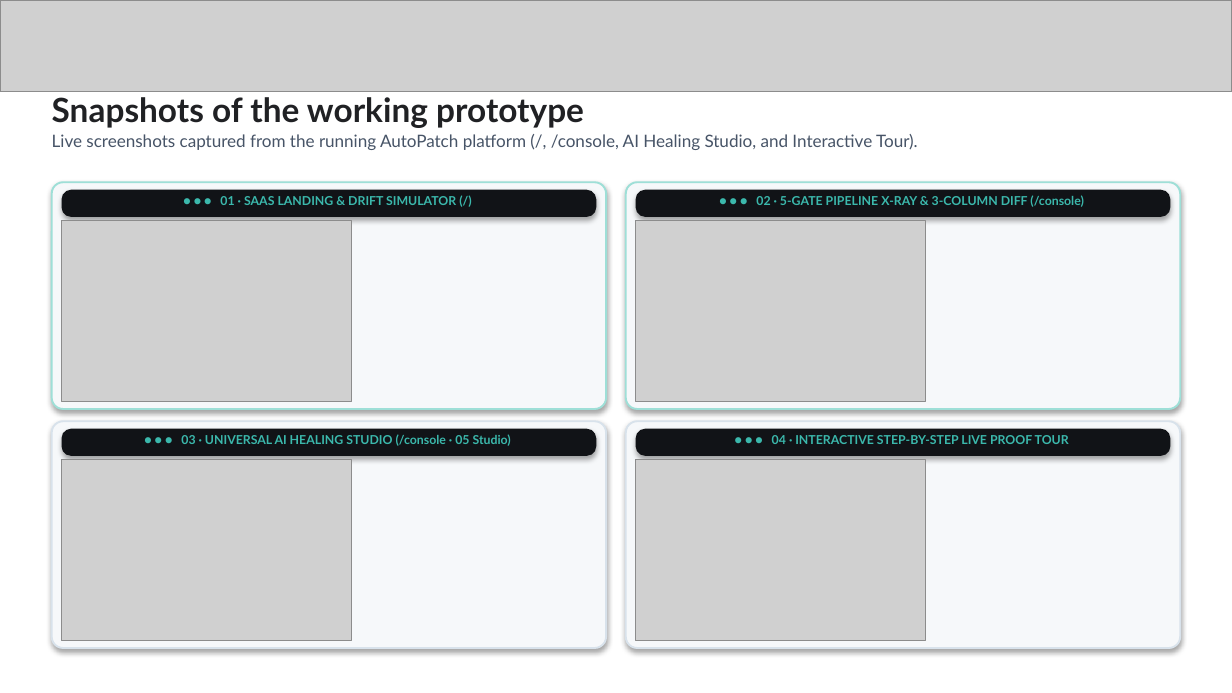
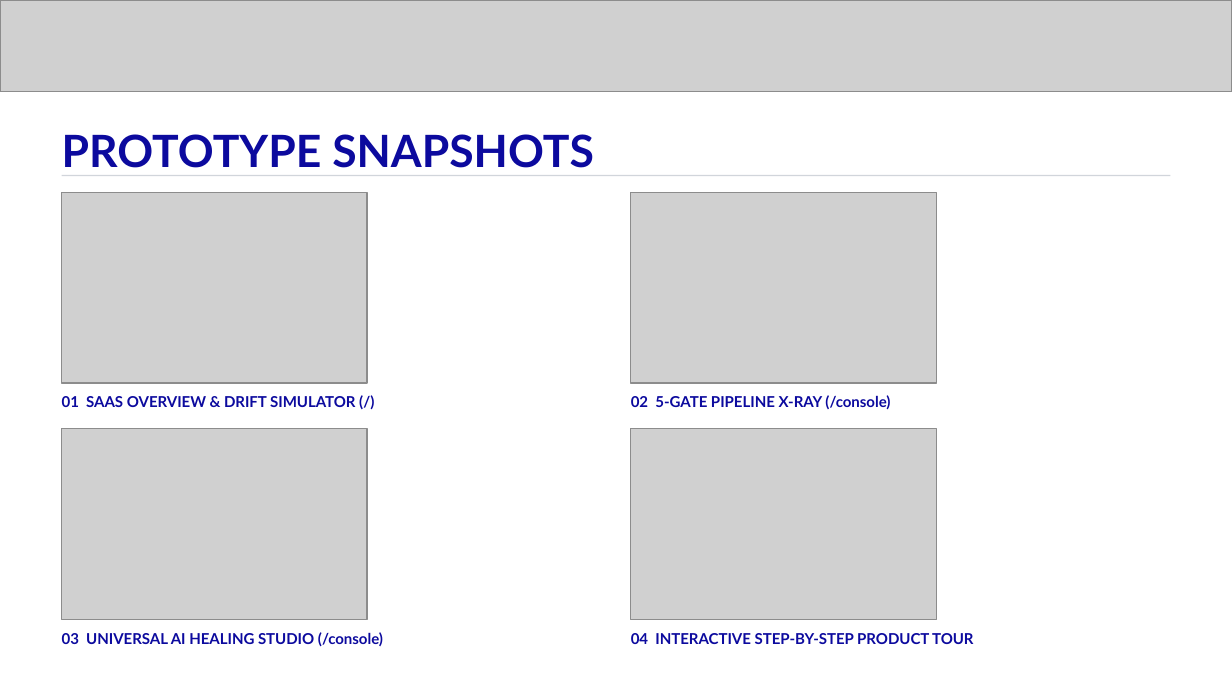
Before and after one commit to Asqi06/Buildathon, a slide deck: slide 11 of Final Prototype Submission Deck _ Startup Buildathon.pptx. Drawn at 1232x693 pixels with LibreOffice and Linux fonts; fonts in the diff are those of the drawing; grey boxes stand for pictures. Boxes give left, top, right and bottom in pixels: in the first picture for what was removed or moved away, otherwise in the second. Text is boxed around its words. In the diff, an @@ line names an element or a change of style, - is before the commit and + after.

Commit message:
design(deck): redesign 16-slide pitch deck in minimalist Gravity Tech editorial style on official Buildathon base

```diff
--- a/Final Prototype Submission Deck _ Startup Buildathon.pptx
+++ b/Final Prototype Submission Deck _ Startup Buildathon.pptx
@@ text at [62,134,594,168]: text changed; size 10 to 26 pt; text colour #475467 to #0C0A9E; bold on @@
-Snapshots of the working prototype
-Live screenshots captured from the running AutoPatch platform (/, /console, AI Healing Studio, and Interactive Tour).
+PROTOTYPE SNAPSHOTS
@@ rectangle added at [62,175,1170,176], fill #D1D5DB @@
@@ rounded rectangle removed at [52,182,606,409] @@
@@ picture: place and size @@
-picture at [62,221,351,402]
+picture at [62,192,367,383]
@@ rounded rectangle removed at [62,190,596,217] @@
-● ● ● 01 · SAAS LANDING & DRIFT SIMULATOR (/)
@@ rounded rectangle removed at [626,182,1180,409] @@
@@ picture: place and size @@
-picture at [636,221,925,402]
+picture at [631,192,936,383]
@@ text "02 5-GATE PIPELINE X-RAY (/console)": place and size @@
-text "02 5-GATE PIPELINE X-RAY (/console)" at [636,190,1170,217]
+text "02 5-GATE PIPELINE X-RAY (/console)" at [631,395,890,409]
@@ text "02 5-GATE PIPELINE X-RAY (/console)" at [631,395,890,409]: vertical alignment middle to top; fill #111317 to none; shadow off @@
@@ text added at [62,396,355,407], 8.8 pt, text #0C0A9E, bold @@
+01 SAAS OVERVIEW & DRIFT SIMULATOR (/)
@@ text at [631,395,890,409]: text changed; size 7.2 to 8.8 pt; text colour #3BB8AC to #0C0A9E @@
-● ● ● 02 · 5-GATE PIPELINE X-RAY & 3-COLUMN DIFF (/console)
+02 5-GATE PIPELINE X-RAY (/console)
@@ rounded rectangle removed at [52,421,606,648] @@
@@ picture: place and size @@
-picture at [62,460,351,641]
+picture at [62,429,367,620]
@@ rounded rectangle removed at [626,421,1180,648] @@
@@ picture: place and size @@
-picture at [636,460,925,641]
+picture at [631,429,936,620]
@@ rounded rectangle removed at [636,429,1170,456] @@
-● ● ● 04 · INTERACTIVE STEP-BY-STEP LIVE PROOF TOUR
@@ text "03 UNIVERSAL AI HEALING STUDIO ..." at [62,632,383,646]: vertical alignment middle to top; fill #111317 to none; shadow off @@
@@ text "03 UNIVERSAL AI HEALING STUDIO ...": place and size @@
-text "03 UNIVERSAL AI HEALING STUDIO ..." at [62,429,596,456]
+text "03 UNIVERSAL AI HEALING STUDIO ..." at [62,632,383,646]
@@ text at [62,632,383,646]: text changed; size 7.2 to 8.8 pt; text colour #3BB8AC to #0C0A9E @@
-● ● ● 03 · UNIVERSAL AI HEALING STUDIO (/console · 05 Studio)
+03 UNIVERSAL AI HEALING STUDIO (/console)
@@ text added at [631,633,973,644], 8.8 pt, text #0C0A9E, bold @@
+04 INTERACTIVE STEP-BY-STEP PRODUCT TOUR
```
Also in this commit, not shown: 13 other slides changed, 4 other files.
